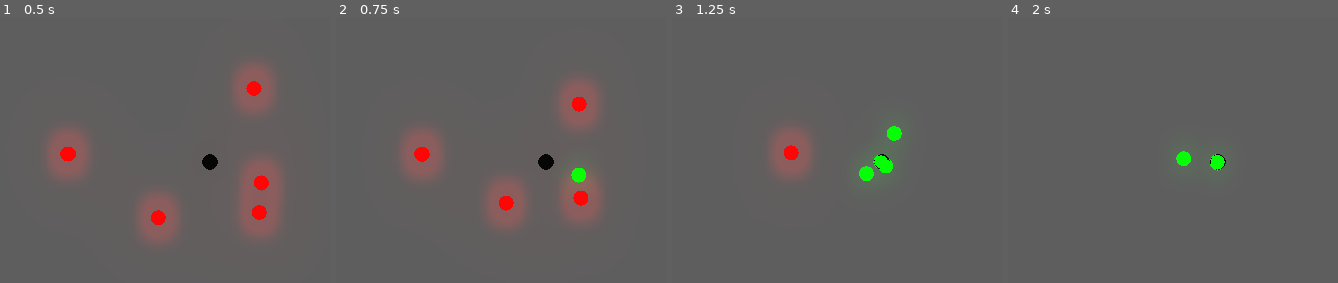
Above: before the commit, frames 1-4 (left to right).
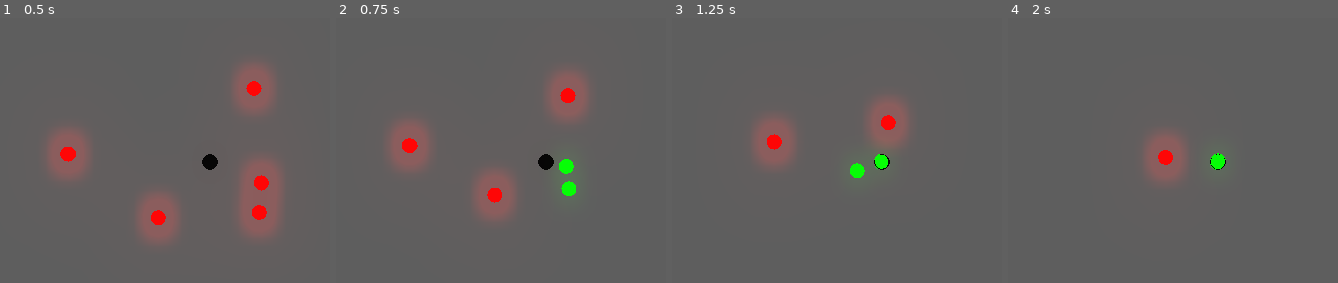
Above: after the commit, the same moments.

Repository: Gibitop/ITMO-GameJam
Game: Godot game, scene res://Scenes/main_scene.tscn
The game is run twice, just before and just after one commit, with the same random seed, the same clock (stepped at 60 frames per second) and the same inputs.
Inputs:
- Up to frame 1 (0.5 s): no input
- Up to frame 2 (0.75 s): tap Enter at 0.5 s; tap Q at 0.6 s
- Up to frame 3 (1.25 s): no input
- Up to frame 4 (2 s): tap Q at 1.35 s

Frame 1 is identical in both runs. In frame 2, 6.3% of the frame differs, in the area x 16-81%, y 20-79%; in frame 3, 4.4%; in frame 4, 2.1%.

Commit message:
fix dash

Diff:
--- a/Scenes/Player.gd
+++ b/Scenes/Player.gd
@@ -6,7 +6,7 @@
 
 export(int) var DASHING_TIME = 333 # millis
 var dashing = false
-var dashing_start_time
+var dashing_start_time = 0.0
 var dashing_target: Spatial
 
 
@@ -30,18 +30,20 @@
 
 func dash(target):
 	print("Player dashing to " + str(target.translation))
-	dashing_start_time = OS.get_ticks_msec()
+	dashing_start_time = 0
+	#print(OS.get_ticks_msec())
 	dashing = true
 	dashing_target = target
 
 func _process(delta):
 	if dashing:
-		var estimated_time = DASHING_TIME - (OS.get_ticks_msec() - dashing_start_time)
+		dashing_start_time = dashing_start_time + delta
+		var estimated_time = DASHING_TIME - dashing_start_time
 		if estimated_time <= 0:
 			dashing = false
 			print("Dashed to " + str(translation))
 		else:
 			var estimated_distance = translation.distance_to(dashing_target.translation)
-			var speed = estimated_distance / estimated_time # units/millis
+			var speed = estimated_distance / estimated_time * delta * 1000 # units/millis
 			var direction = (dashing_target.translation - translation).normalized()
 			transform = transform.translated(direction * speed)
